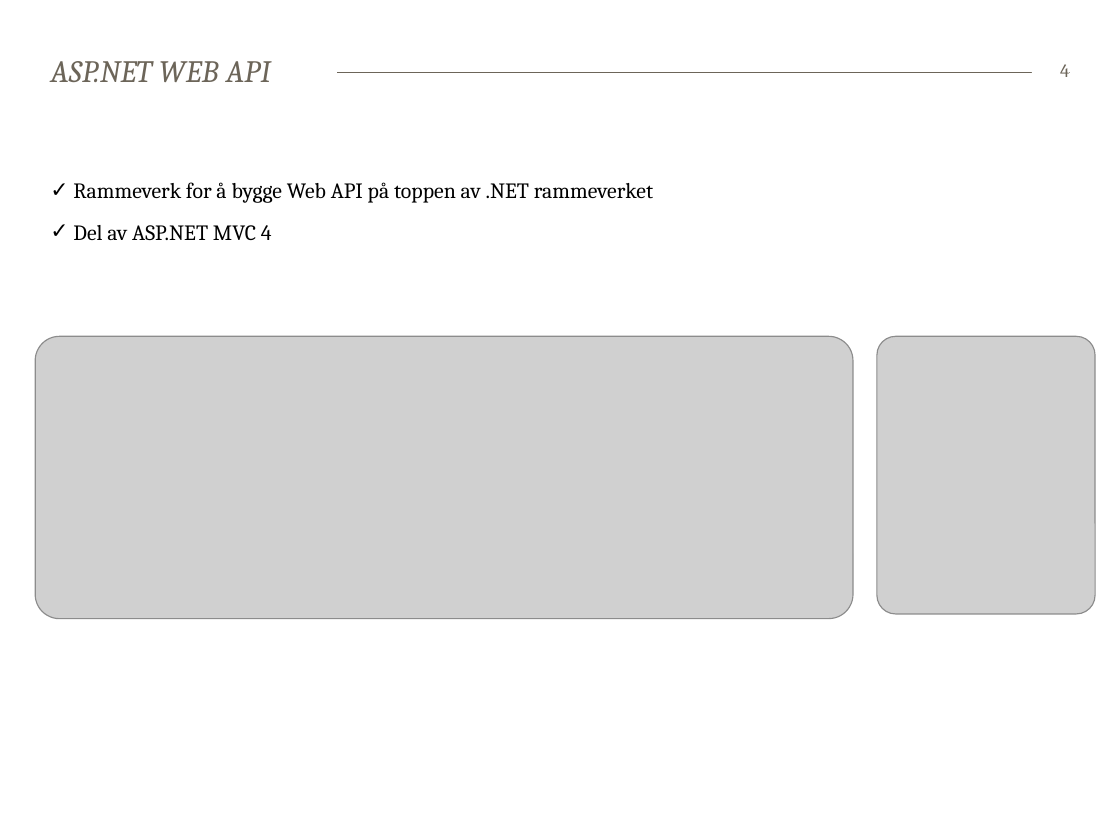
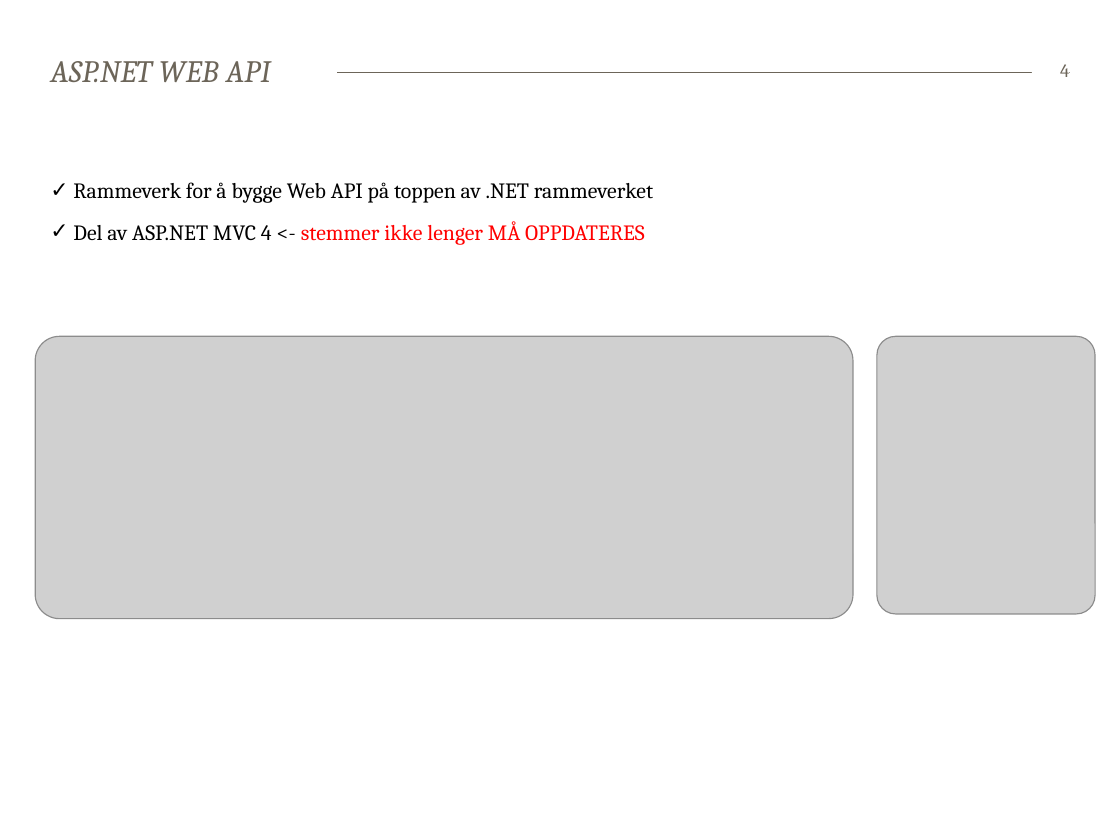
Before and after one commit to bekk/dotnetkurs, a slide deck: slide 4 of webapi/WebAPI.pptx. Drawn at 1120x840 pixels with LibreOffice and Linux fonts; fonts in the diff are those of the drawing; grey boxes stand for pictures. Boxes give left, top, right and bottom in pixels: in the first picture for what was removed or moved away, otherwise in the second. Text is boxed around its words. In the diff, an @@ line names an element or a change of style, - is before the commit and + after.

```diff
--- a/webapi/WebAPI.pptx
+++ b/webapi/WebAPI.pptx
@@ text at [73,221,645,245]: text changed; text colour #000000 to #FF0000 @@
-✓ Del av ASP.NET MVC 4
+✓ Del av ASP.NET MVC 4 <- stemmer ikke lenger MÅ OPPDATERES
```
Also in this commit, not shown: 5 other slides changed, 3 slides added, 6 slides removed, 1 other file.
